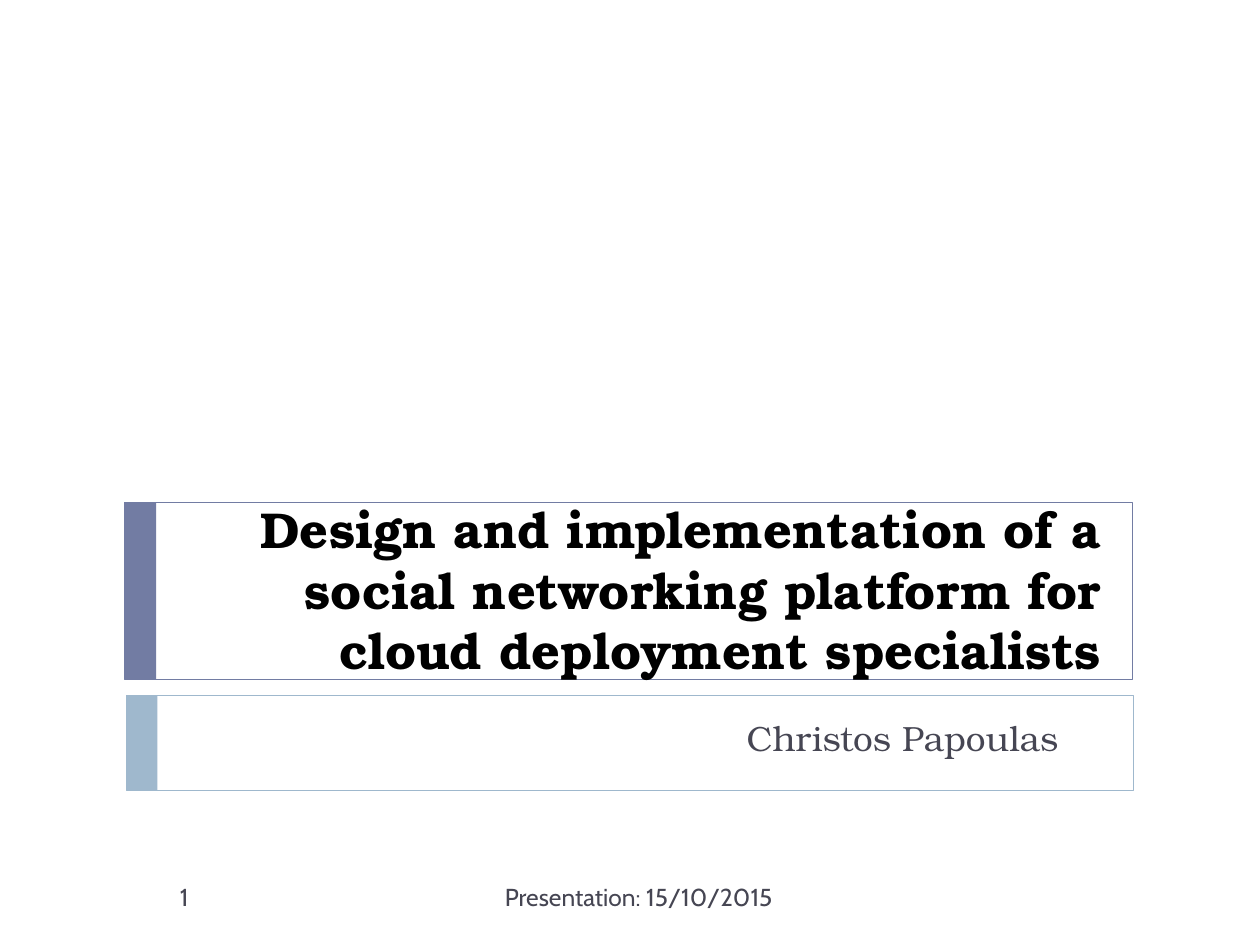
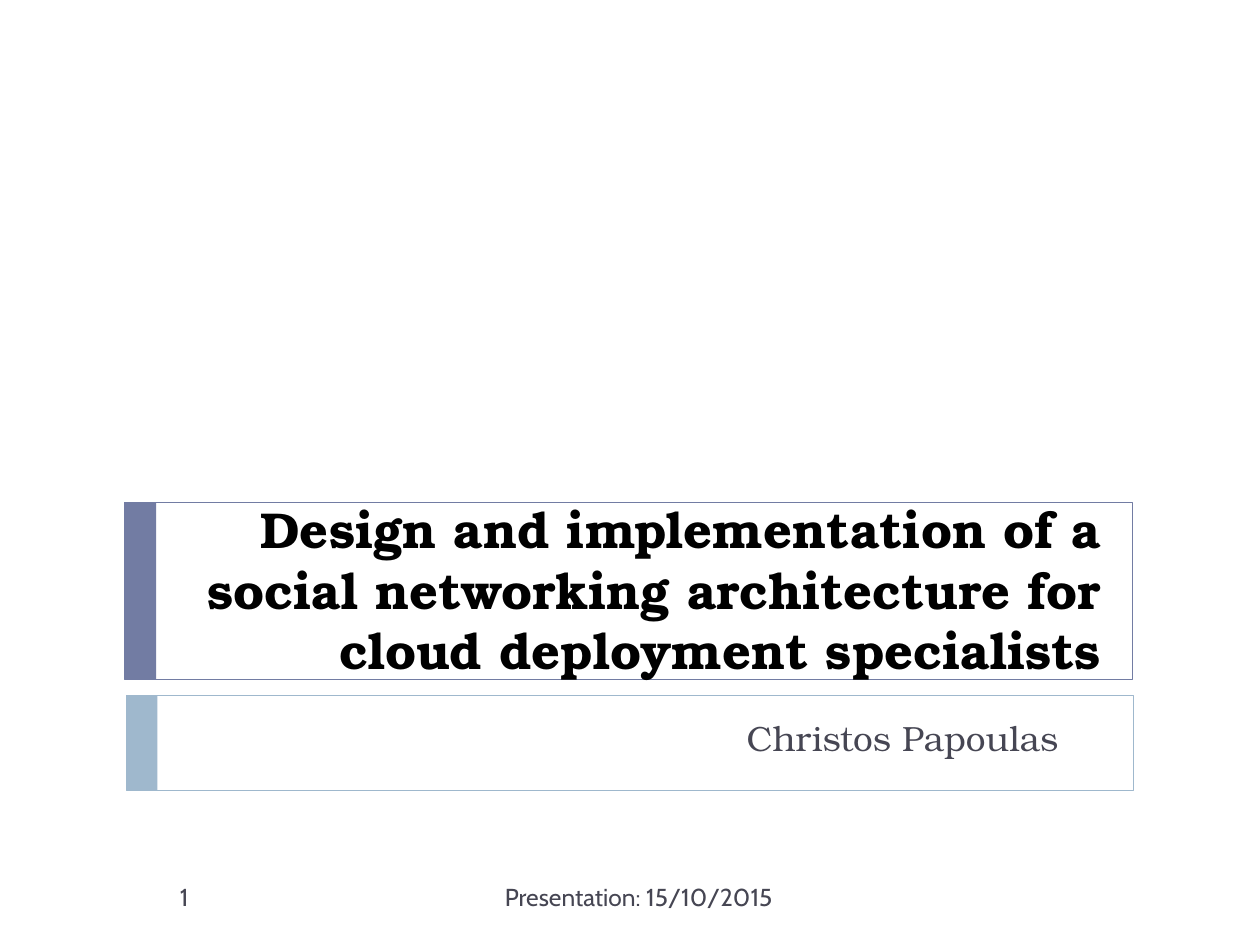
Before and after one commit to Christos-Papoulas/master_thesis, a slide deck: slide 1 of presentation/presentation.pptx. Drawn at 1260x945 pixels with LibreOffice and Linux fonts; fonts in the diff are those of the drawing. Boxes give left, top, right and bottom in pixels: in the first picture for what was removed or moved away, otherwise in the second. Text is boxed around its words. In the diff, an @@ line names an element or a change of style, - is before the commit and + after.

```diff
--- a/presentation/presentation.pptx
+++ b/presentation/presentation.pptx
@@ title at (207,502,1101,680): text changed @@
-Design and implementation of a social networking platform for cloud deployment specialists
+Design and implementation of a social networking architecture for cloud deployment specialists
```
Also in this commit, not shown: 4 other files.
